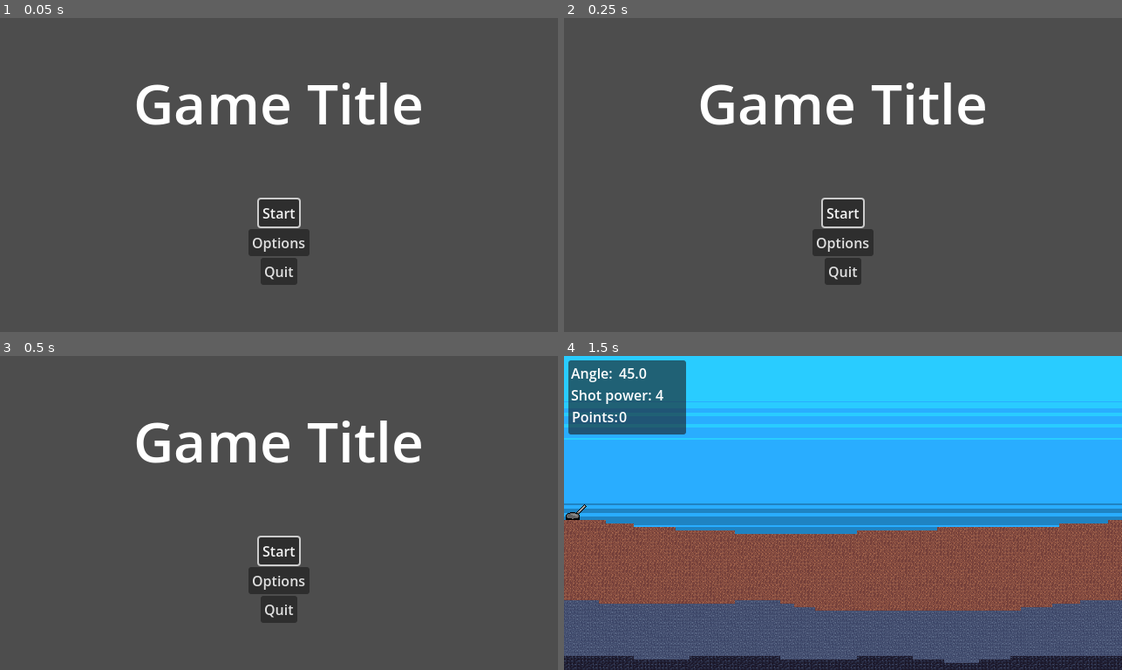
Above: before the commit, frames 1-4 (two rows, left to right).
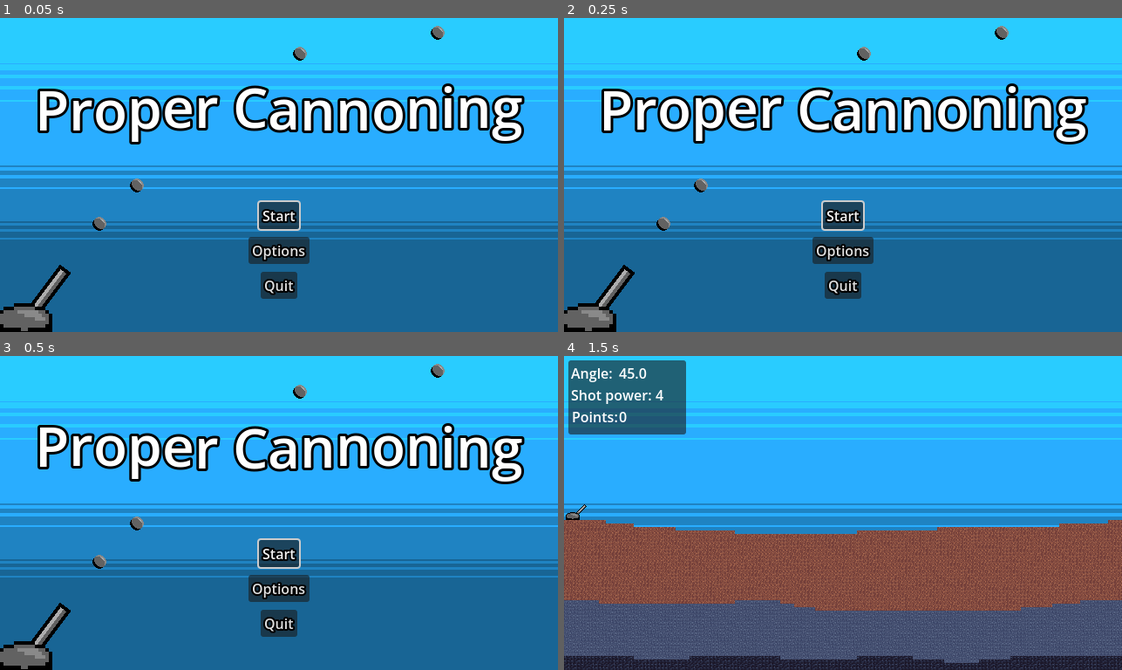
Above: after the commit, the same moments.

Repository: hunttis/ld-60
Game: Godot game, scene res://assets/scenes/master.tscn
The game is run twice, just before and just after one commit, with the same random seed, the same clock (stepped at 60 frames per second) and the same inputs.
Inputs (mouse positions are in pixels of both pictures, inside the frame that each line leads up to):
- Up to frame 1 (0.05 s): no input
- Up to frame 2 (0.25 s): no input
- Up to frame 3 (0.5 s): no input
- Up to frame 4 (1.5 s): click "Start" at 0.5 s; tap Enter at 1.25 s; move the mouse to (965, 497) at 1.27 s; tap Down (decrease_shot_power) at 1.35 s

The runs differ from the first frame. In frame 1, 99% of the frame differs, in the area x 0-100%, y 0-100%; in frame 2, 99%; in frame 3, 99%; in frame 4, nothing differs.

Commit message:
Game title

Diff:
--- a/assets/scenes/menus/main_menu.tscn
+++ b/assets/scenes/menus/main_menu.tscn
@@ -1,9 +1,21 @@
 [gd_scene format=3 uid="uid://17qoniqtyvb4"]
 
 [ext_resource type="Script" uid="uid://blo50cupp2cta" path="res://assets/scenes/menus/main_menu.gd" id="1_uu6ob"]
+[ext_resource type="Texture2D" uid="uid://bto47euaqdyl2" path="res://assets/images/cannon-base.png" id="2_eoi6q"]
+[ext_resource type="Texture2D" uid="uid://6b1jup8gw4xl" path="res://assets/images/ld-60-background.png" id="2_hqx7k"]
+[ext_resource type="Texture2D" uid="uid://c25gqu82reydq" path="res://assets/images/cannon-pipe.png" id="3_hhlo6"]
+[ext_resource type="Texture2D" uid="uid://t0j5t48jjpfq" path="res://assets/images/cannonball.png" id="5_p1a3l"]
+
+[sub_resource type="Theme" id="Theme_eoi6q"]
+RichTextLabel/constants/outline_size = 12
 
 [node name="MainMenu" type="Node2D" unique_id=2144547041]
 script = ExtResource("1_uu6ob")
+
+[node name="Ld60Background" type="Sprite2D" parent="." unique_id=1502784361]
+position = Vector2(320, 180)
+scale = Vector2(20, 1)
+texture = ExtResource("2_hqx7k")
 
 [node name="ScreenSizeContainer" type="Control" parent="." unique_id=1983318640]
 custom_minimum_size = Vector2(640, 360)
@@ -30,16 +42,20 @@
 [node name="GameTitle" type="RichTextLabel" parent="ScreenSizeContainer/VerticalContainer" unique_id=969225757]
 layout_mode = 2
 size_flags_vertical = 3
+theme = SubResource("Theme_eoi6q")
+theme_override_colors/default_color = Color(1, 1, 1, 1)
+theme_override_colors/font_outline_color = Color(0, 0, 0, 1)
 theme_override_font_sizes/normal_font_size = 64
 bbcode_enabled = true
-text = "[center]Game Title[/center]"
+text = "[wave]Proper Cannoning[/wave]"
 fit_content = true
 scroll_active = false
+horizontal_alignment = 1
 
 [node name="MiddleSpacer" type="Control" parent="ScreenSizeContainer/VerticalContainer" unique_id=618976484]
 layout_mode = 2
 size_flags_vertical = 3
-size_flags_stretch_ratio = 0.5
+size_flags_stretch_ratio = 0.3
 
 [node name="MenuButtons" type="Control" parent="ScreenSizeContainer/VerticalContainer" unique_id=204437329]
 layout_mode = 2
@@ -58,7 +74,16 @@
 focus_neighbor_bottom = NodePath("../OptionsButton")
 focus_next = NodePath("../OptionsButton")
 focus_previous = NodePath("../QuitButton")
+theme_override_constants/outline_size = 8
 text = "Start"
+
+[node name="MiddleSpacer2" type="Control" parent="ScreenSizeContainer/VerticalContainer/MenuButtons" unique_id=200528148]
+anchors_preset = 0
+offset_top = -46.0
+offset_right = 640.0
+offset_bottom = -4.0
+size_flags_vertical = 3
+size_flags_stretch_ratio = 0.5
 
 [node name="OptionsButton" type="Button" parent="ScreenSizeContainer/VerticalContainer/MenuButtons" unique_id=591116847]
 layout_mode = 1
@@ -77,7 +102,16 @@
 focus_neighbor_bottom = NodePath("../QuitButton")
 focus_next = NodePath("../QuitButton")
 focus_previous = NodePath("../StartButton")
+theme_override_constants/outline_size = 8
 text = "Options"
+
+[node name="MiddleSpacer3" type="Control" parent="ScreenSizeContainer/VerticalContainer/MenuButtons" unique_id=1559498317]
+anchors_preset = 0
+offset_top = -46.0
+offset_right = 640.0
+offset_bottom = -4.0
+size_flags_vertical = 3
+size_flags_stretch_ratio = 0.5
 
 [node name="QuitButton" type="Button" parent="ScreenSizeContainer/VerticalContainer/MenuButtons" unique_id=275128954]
 layout_mode = 1
@@ -95,12 +129,40 @@
 focus_neighbor_bottom = NodePath("../StartButton")
 focus_next = NodePath("../StartButton")
 focus_previous = NodePath("../OptionsButton")
+theme_override_constants/outline_size = 8
 text = "Quit"
 
 [node name="BottomSpacer" type="Control" parent="ScreenSizeContainer/VerticalContainer" unique_id=510074509]
 layout_mode = 2
 size_flags_vertical = 3
-size_flags_stretch_ratio = 0.5
+size_flags_stretch_ratio = 0.3
+
+[node name="CannonPipe" type="Sprite2D" parent="ScreenSizeContainer/VerticalContainer" unique_id=591394812]
+position = Vector2(56.000008, 313)
+rotation = 0.64053583
+scale = Vector2(3.9999998, 3.9999998)
+texture = ExtResource("3_hhlo6")
+
+[node name="CannonBase" type="Sprite2D" parent="ScreenSizeContainer/VerticalContainer" unique_id=1395525696]
+position = Vector2(28, 331)
+scale = Vector2(4, 4)
+texture = ExtResource("2_eoi6q")
+
+[node name="Cannonball" type="Sprite2D" parent="." unique_id=1918377222]
+position = Vector2(157, 192)
+texture = ExtResource("5_p1a3l")
+
+[node name="Cannonball2" type="Sprite2D" parent="." unique_id=1537892023]
+position = Vector2(114, 236)
+texture = ExtResource("5_p1a3l")
+
+[node name="Cannonball3" type="Sprite2D" parent="." unique_id=780564145]
+position = Vector2(344, 41)
+texture = ExtResource("5_p1a3l")
+
+[node name="Cannonball4" type="Sprite2D" parent="." unique_id=1735846764]
+position = Vector2(502, 17)
+texture = ExtResource("5_p1a3l")
 
 [connection signal="pressed" from="ScreenSizeContainer/VerticalContainer/MenuButtons/StartButton" to="." method="_on_start_button_pressed"]
 [connection signal="pressed" from="ScreenSizeContainer/VerticalContainer/MenuButtons/OptionsButton" to="." method="_on_options_button_pressed"]
--- a/project.godot
+++ b/project.godot
@@ -10,7 +10,7 @@
 
 [application]
 
-config/name="LudumDareTemplate"
+config/name="Proper Cannoning"
 run/main_scene="uid://d3eo74i1aytio"
 config/features=PackedStringArray("4.7", "GL Compatibility")
 config/icon="res://icon.svg"
